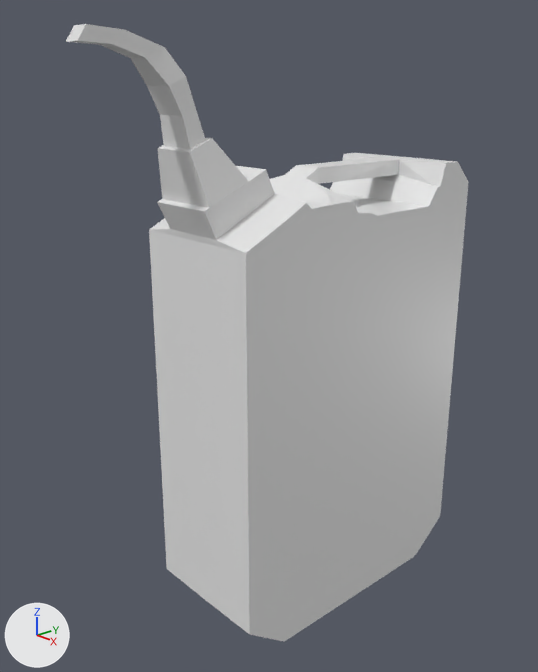
Before and after pictures for a commit that changed the Blender file Jerry Can/Jerry Can 0.2 post mirror apply.blend.
Rendered twice from a camera (50 mm lens) standing at (2.83, -2.89, 2.95) and looking at (-0.05, -0.27, 1.63). The axes (+X, +Y, +Z) are drawn at lower left. The lights are the same throughout.
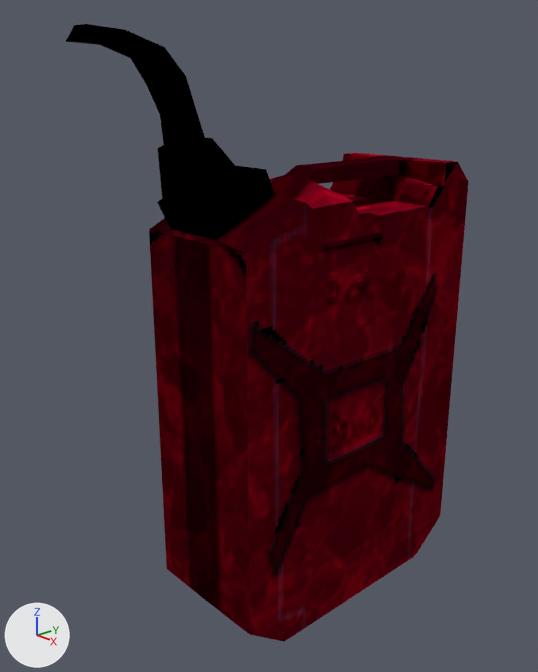
What differs and where, as boxes (x1, y1, x2, y2) in the pictures (538 x 672 px):
'Cube', surface changed (grey to red): (66, 24, 469, 642) in both

The change, as a list of edits to the scene's bpy script:
```text
Add img_jerry_can_normal_map_128_png:
    img_jerry_can_normal_map_128_png = load_image('Jerry Can Normal Map 128.png', 'Textures/Jerry Can Normal Map 128.png', 128, 128, 'sRGB')
Add img_jerry_can_colour_map_128_png:
    img_jerry_can_colour_map_128_png = load_image('Jerry Can Colour Map 128.png', 'Textures/Jerry Can Colour Map 128.png', 128, 128, 'sRGB')
Change mat_material:
    remove # nodes: BsdfPrincipled, OutputMaterial
    nodes: BsdfPrincipled, NormalMap, OutputMaterial, TexImage x2
    uses the picture img_jerry_can_colour_map_128_png
    uses the picture img_jerry_can_normal_map_128_png
Change me_cube:
    where me_cube.from_pydata(...)  # 391 vertices, 376 faces, 1 loose edge; spans x -0.39..0.39, y -1.4..0.85, z -1.23..1.92
    used by ob_cube; location = (0.0, 0.038, 1.238)
    me_cube part 1: texture (UV) coordinates of 376 of 376 faces, centred in x -0.38..0.38, y -1.38..0.84, z -1.23..1.92, changed; they spanned u 0.0..0.73, v 0.0..0.88 and now span u 0.01..0.97, v 0.05..0.99
```
